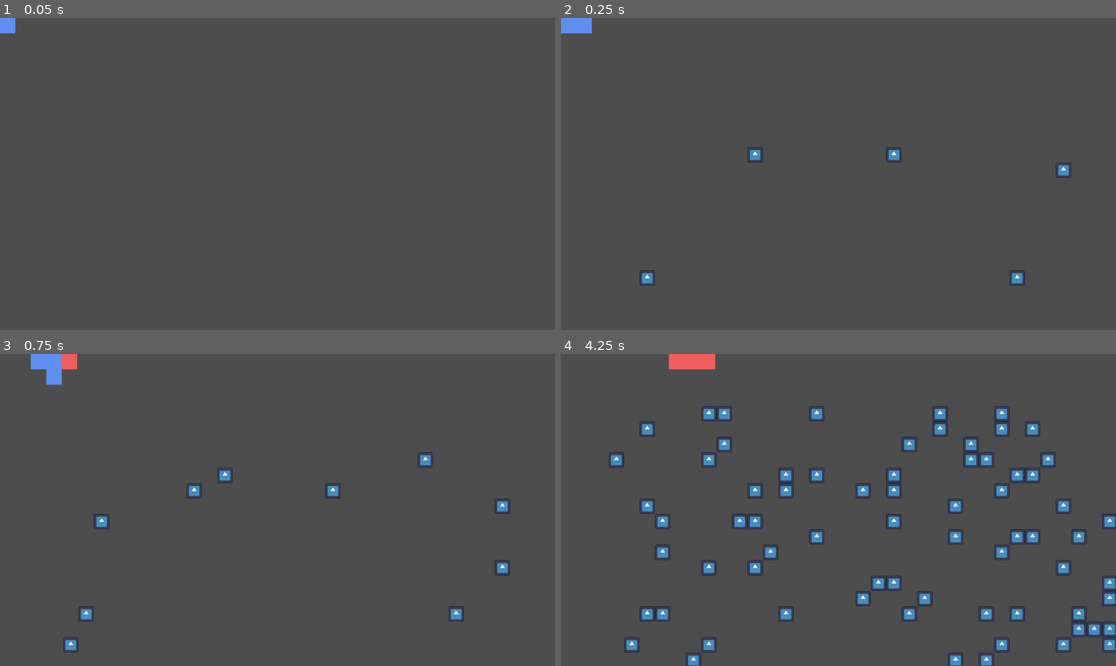
Above: before the commit, frames 1-4 (two rows, left to right).
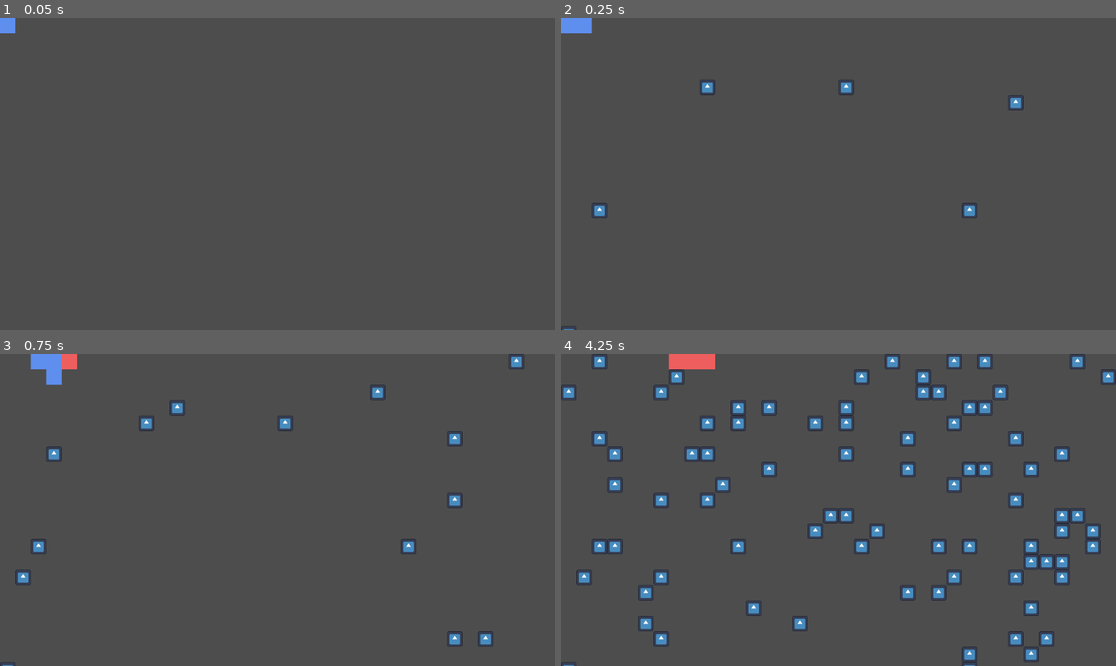
Above: after the commit, the same moments.

Repository: arrowira/MiniJam196Snake
Game: Godot game, scene res://scenes/main.tscn
The game is run twice, just before and just after one commit, with the same random seed, the same clock (stepped at 60 frames per second) and the same inputs. The engine's default icon, where the game draws it, is replaced by a stand-in: a white triangle on a blue panel in a dark square.
Inputs:
- Up to frame 1 (0.05 s): no input
- Up to frame 2 (0.25 s): no input
- Up to frame 3 (0.75 s): hold Right (p1right) from 0.53 s (still down); tap S (p2down) at 0.6 s
- Up to frame 4 (4.25 s): release Right (p1right) at 1.28 s; hold Down (p1down) 1.28-2.03 s; tap one key every 0.75 s from 1.35 s: A (p2left) D (p2right) W (p2up) S (p2down); hold Right (p1right) 2.03-2.78 s; hold Up (p1up) 2.78-3.53 s; hold Left (p1left) from 3.53 s (still down)

Frame 1 is identical in both runs. In frame 2, 0.9% of the frame differs, in the area x 0-92%, y 19-100%; in frame 3, 2.0%; in frame 4, 12%, in the area x 0-100%, y 0-100%.

Commit message:
spawning re-allignment

Diff:
--- a/minijam-196-proj/scenes/main.tscn
+++ b/minijam-196-proj/scenes/main.tscn
@@ -11,4 +11,3 @@
 [node name="snakeB" parent="." instance=ExtResource("2_0wfyh")]
 
 [node name="AppleSpawner" parent="." instance=ExtResource("3_sugp2")]
-position = Vector2(99, 140)
Not shown: 1 places in minijam-196-proj/scenes/main.tscn that only renumber resources
